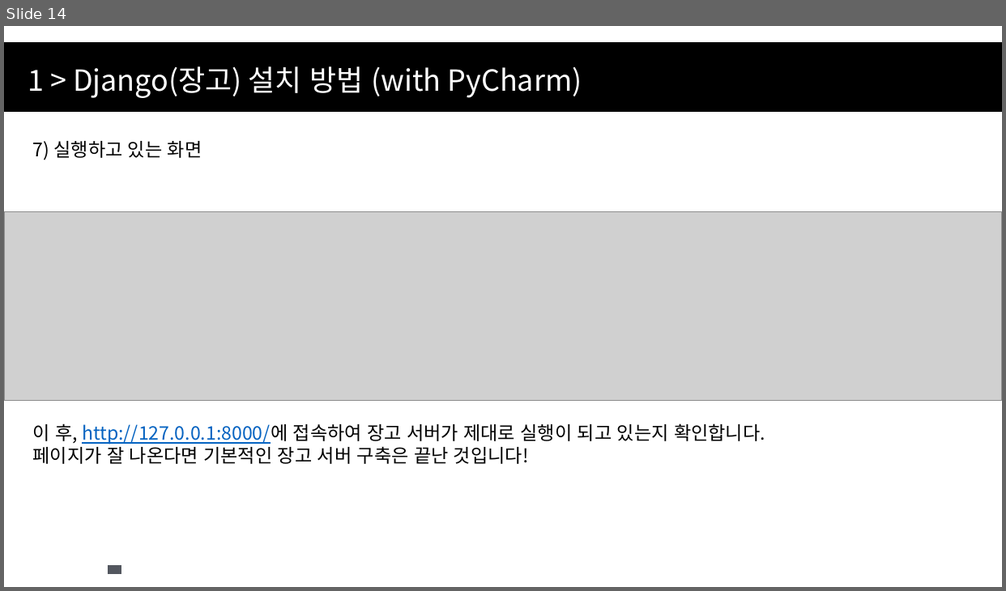
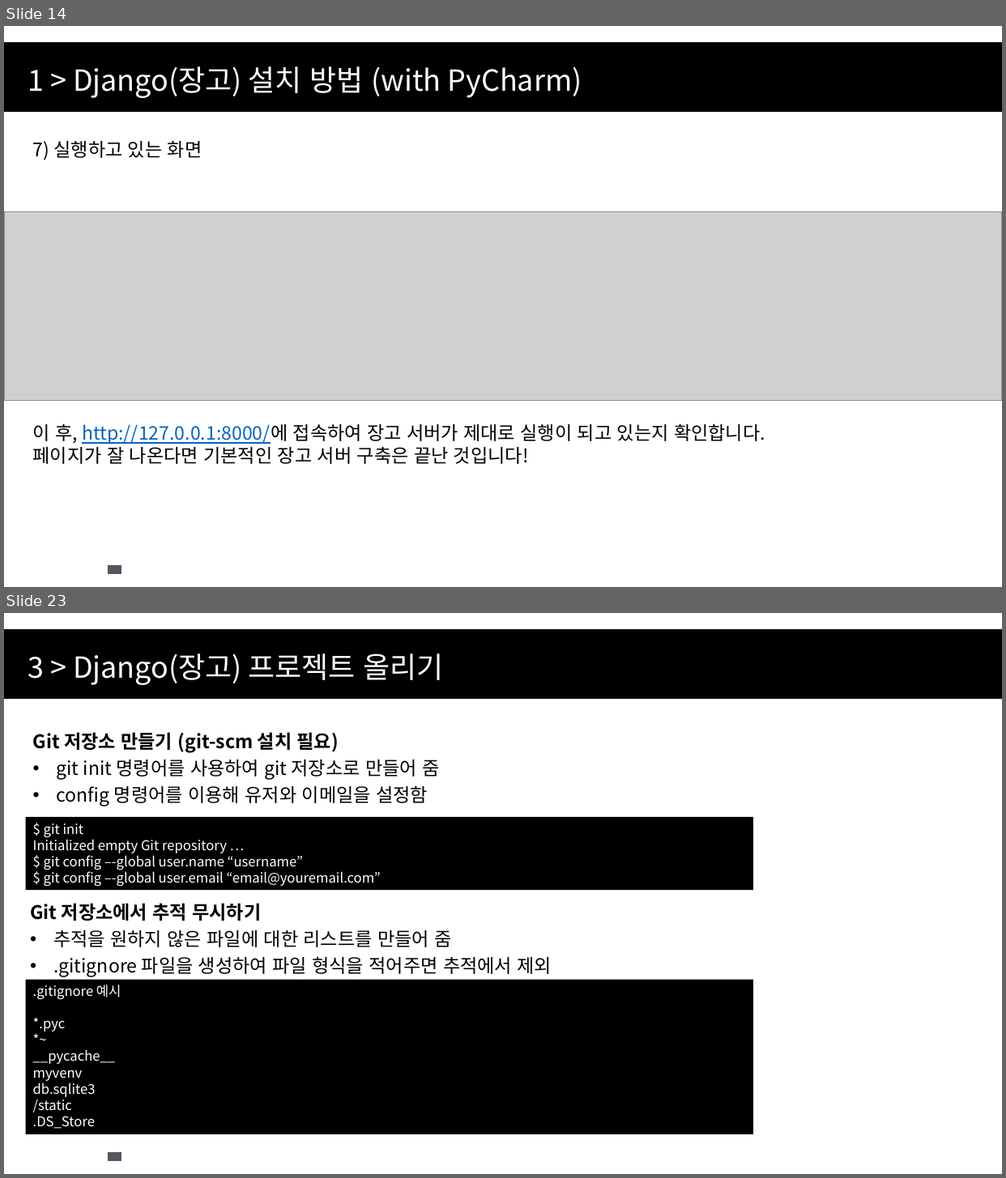
Before and after one commit to CPSSOpenSource/CPSS----, a slide deck: Python/Django & DS with Python 2주차.pptx. Shown one above the other, each under a label of ours: slide 14 before the commit, slides 14 and 23 after it; the slides between them are not shown. The pictures are 1006x591 and 1006x1178 pixels, drawn with LibreOffice and Linux fonts; fonts in the diff are those of the drawing; grey boxes stand for pictures; background and template pictures are left out. Boxes give left, top, right and bottom in pixels: in the first picture for what was removed or moved away, otherwise in the second. Text is boxed around its words. In the diff, an @@ line names an element or a change of style, - is before the commit and + after.

Commit message:
장고 기초 강의 2주 수정됨

```diff
--- a/Python/Django & DS with Python 2주차.pptx
+++ b/Python/Django & DS with Python 2주차.pptx
@@ slide 23 added at (x1=4, y1=613, x2=1002, y2=1174), background #FFFFFF; not listed: 2 template elements that a slide beside it also shows @@
@@ text added at (x1=27, y1=653, x2=444, y2=685), 28 pt, text #FFFFFF @@
+3 > Django(장고) 프로젝트 올리기
@@ text added at (x1=33, y1=732, x2=439, y2=807), 18 pt, text #000000 @@
+Git 저장소 만들기 (git-scm 설치 필요)
+• git init 명령어를 사용하여 git 저장소로 만들어 줌
+• config 명령어를 이용해 유저와 이메일을 설정함
@@ rectangle added at (x1=26, y1=817, x2=753, y2=891), fill #000000, 13 pt, text #FFFFFF @@
+$ git init
+Initialized empty Git repository …
+$ git config –-global user.name “username”
+$ git config –-global user.email “email@youremail.com”
@@ text added at (x1=30, y1=903, x2=552, y2=977), 18 pt, text #000000 @@
+Git 저장소에서 추적 무시하기
+• 추적을 원하지 않은 파일에 대한 리스트를 만들어 줌
+• .gitignore 파일을 생성하여 파일 형식을 적어주면 추적에서 제외
@@ rectangle added at (x1=26, y1=980, x2=753, y2=1135), fill #000000, 13 pt, text #FFFFFF @@
+.gitignore 예시
+*.pyc
+*~
+__pycache__
+myvenv
+db.sqlite3
+/static
+.DS_Store
```
Also in this commit, not shown: 5 slides changed, 10 other slides added.
